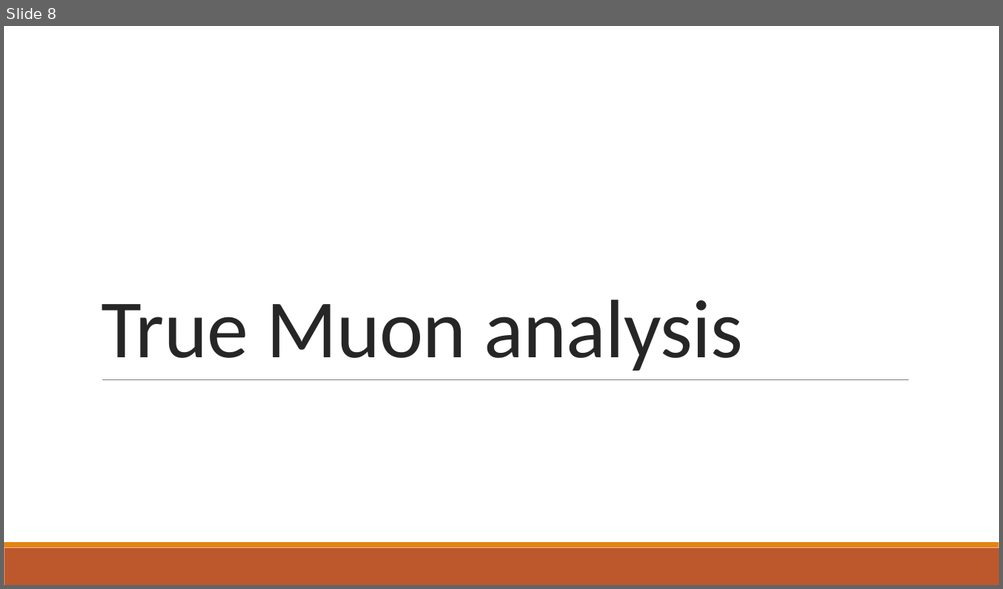
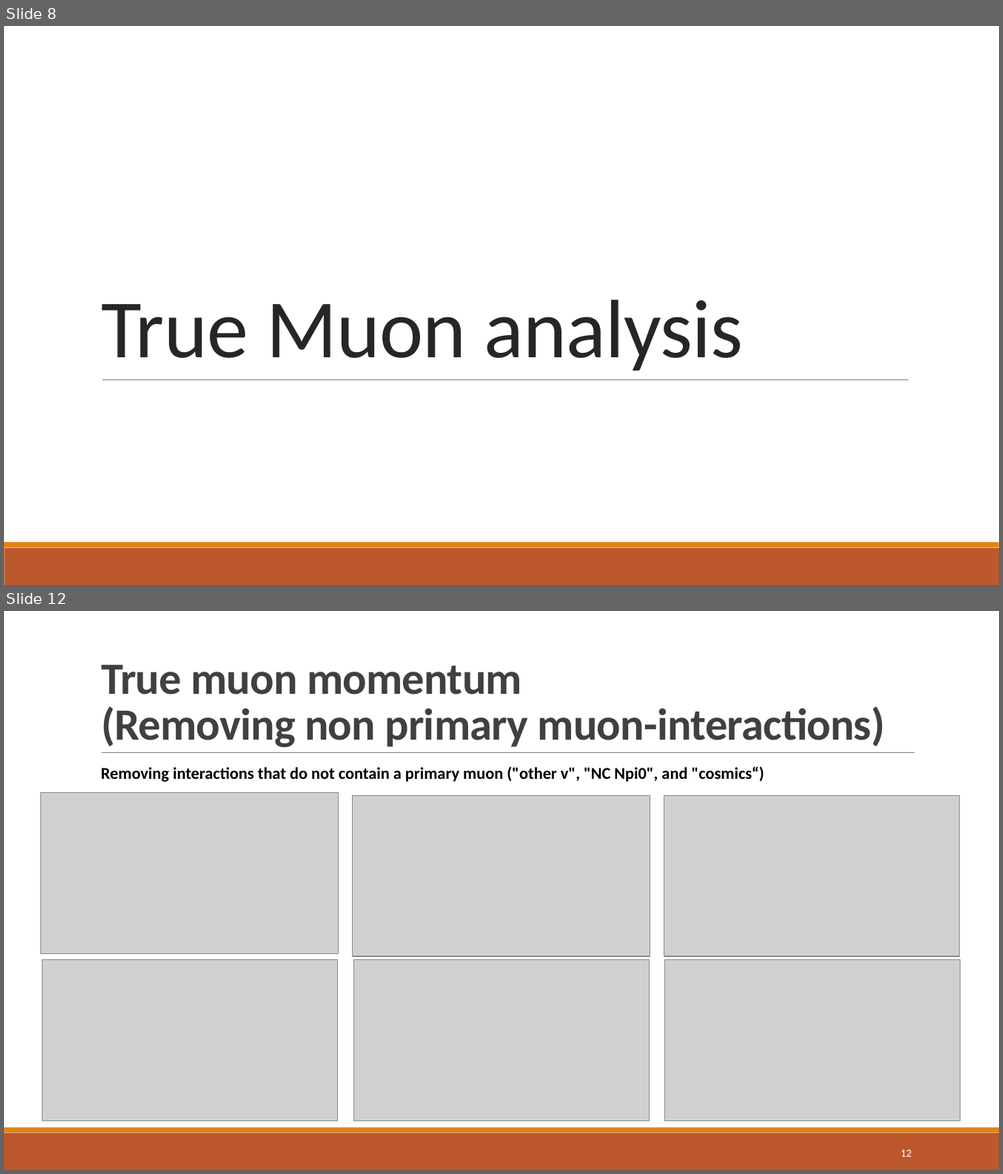
Before and after one commit to jordongalaxy-max/FYP_PYTHON_REAL, a slide deck: Update_Slides/FYP_Weekly_Update_Slides_Muon_Analysis.pptx. Shown one above the other, each under a label of ours: slide 8 before the commit, slides 8 and 12 after it; the slides between them are not shown. The pictures are 1003x589 and 1003x1174 pixels, drawn with LibreOffice and Linux fonts; fonts in the diff are those of the drawing; grey boxes stand for pictures. Boxes give left, top, right and bottom in pixels: in the first picture for what was removed or moved away, otherwise in the second. Text is boxed around its words. In the diff, an @@ line names an element or a change of style, - is before the commit and + after.

```diff
--- a/Update_Slides/FYP_Weekly_Update_Slides_Muon_Analysis.pptx
+++ b/Update_Slides/FYP_Weekly_Update_Slides_Muon_Analysis.pptx
@@ slide 12 added at (4, 611, 999, 1170), background #FFFFFF; not listed: 2 template elements that a slide beside it also shows @@
@@ title added at (101, 664, 885, 748), 43.2 pt, text #404040, bold @@
+True muon momentum
+(Removing non primary muon-interactions)
@@ line added from (102, 753) to (915, 753), #808080 0.5 pt @@
@@ text added at (101, 766, 764, 782), 16 pt, text #000000, bold @@
+Removing interactions that do not contain a primary muon ("other v", "NC Npi0", and "cosmics“)
@@ picture added at (40, 793, 338, 954) @@
@@ picture added at (353, 795, 650, 957) @@
@@ picture added at (664, 795, 960, 957) @@
@@ picture added at (42, 960, 338, 1122) @@
@@ picture added at (353, 960, 649, 1122) @@
@@ picture added at (665, 960, 961, 1122) @@
@@ page number added at (900, 1150, 911, 1157), 10.5 pt, text #FFFFFF @@
+12
```
Also in this commit, not shown: 2 slides changed, 6 other slides added, 6 slides removed, 4 other files.
